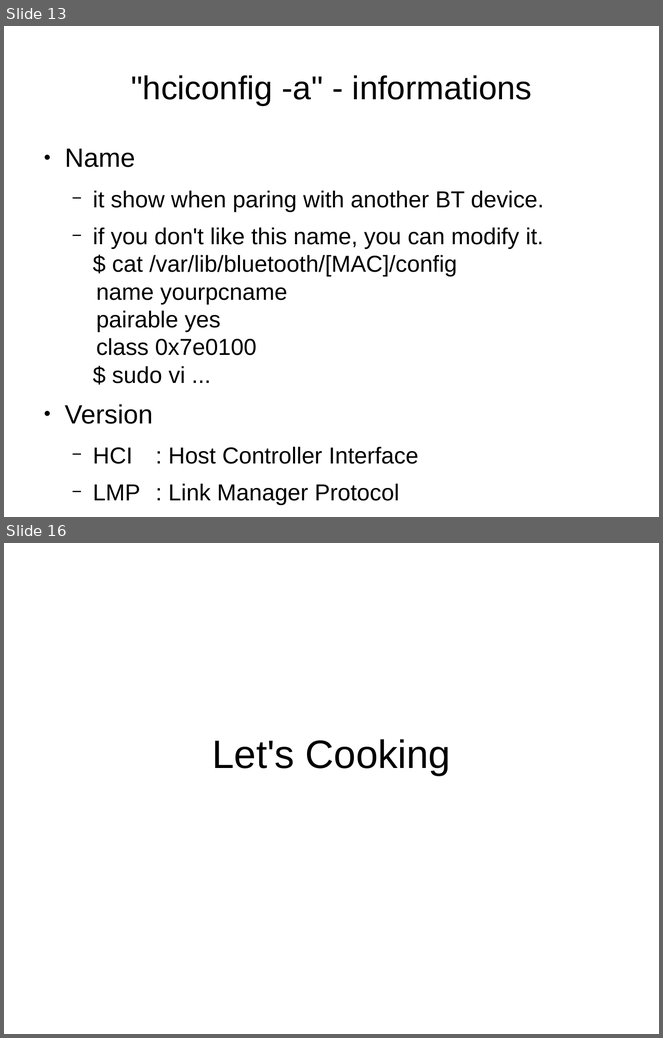
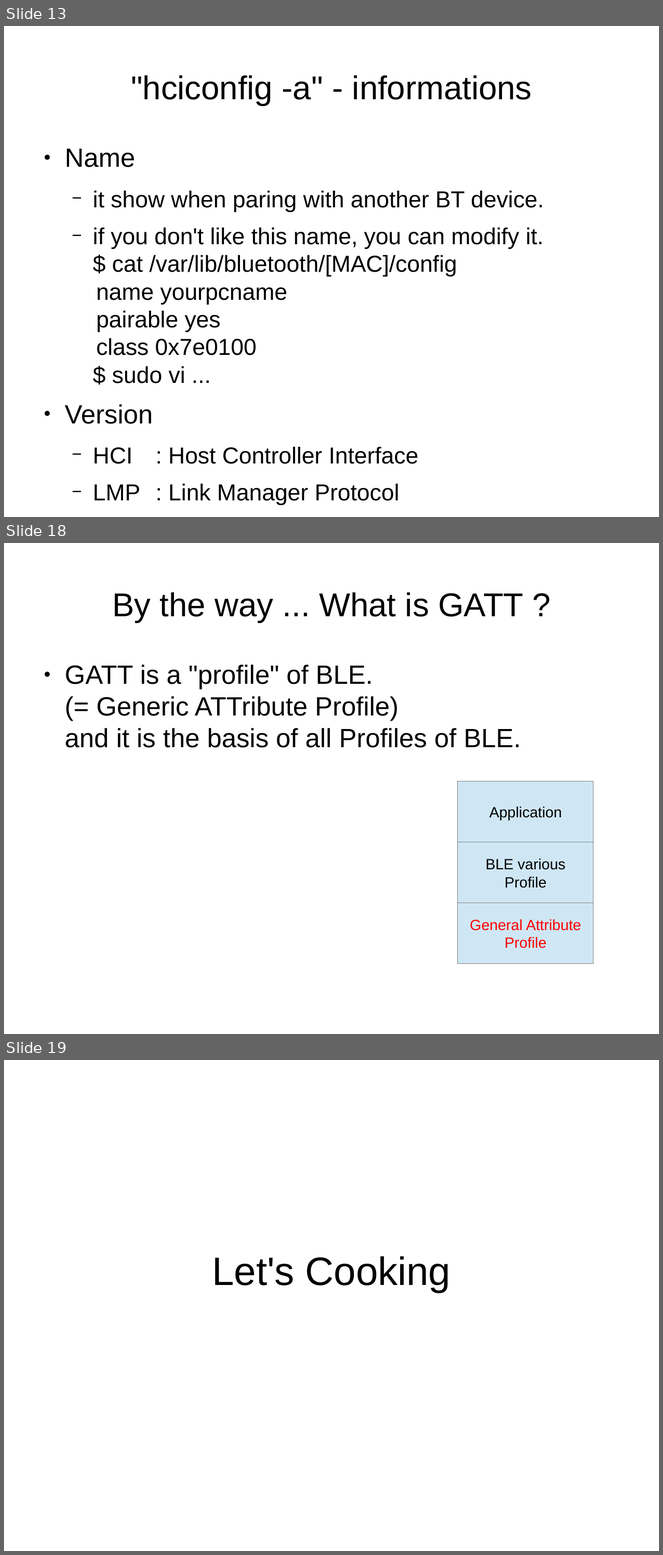
Before and after one commit to andromedroid/ame, a slide deck: doc/ble/ring_blu-tag_from_linux.odp. Shown one above the other, each under a label of ours: slides 13 and 16 before the commit, slides 13, 18 and 19 after it; the slides between them are not shown. The pictures are 663x1038 and 663x1555 pixels, drawn with LibreOffice and Linux fonts; fonts in the diff are those of the drawing. Boxes give left, top, right and bottom in pixels: in the first picture for what was removed or moved away, otherwise in the second. Text is boxed around its words. In the diff, an @@ line names an element or a change of style, - is before the commit and + after.

```diff
--- a/doc/ble/ring_blu-tag_from_linux.odp
+++ b/doc/ble/ring_blu-tag_from_linux.odp
@@ slide 18 added at [4,543,659,1034], background #FFFFFF @@
@@ title added at [112,592,523,623], 40 pt, text #000000 @@
+By the way ... What is GATT ?
@@ text added at [65,665,521,748], 32 pt, text #000000 @@
+● GATT is a "profile" of BLE.
+  (= Generic ATTribute Profile)
+  and it is the basis of all Profiles of BLE.
@@ rectangle added at [458,782,594,843], fill #CFE7F5, outline #808080 0 pt, 18 pt, text #000000 @@
+Application
@@ rectangle added at [458,843,594,903], fill #CFE7F5, outline #808080 0 pt, 18 pt, text #000000 @@
+BLE various
+Profile
@@ rectangle added at [458,903,594,964], fill #CFE7F5, outline #808080 0 pt, 18 pt, text #FF0000 @@
+General Attribute
+Profile
@@ what was slide 16 is now slide 19 @@
```
Also in this commit, not shown: 6 slides changed, 11 other slides added.
